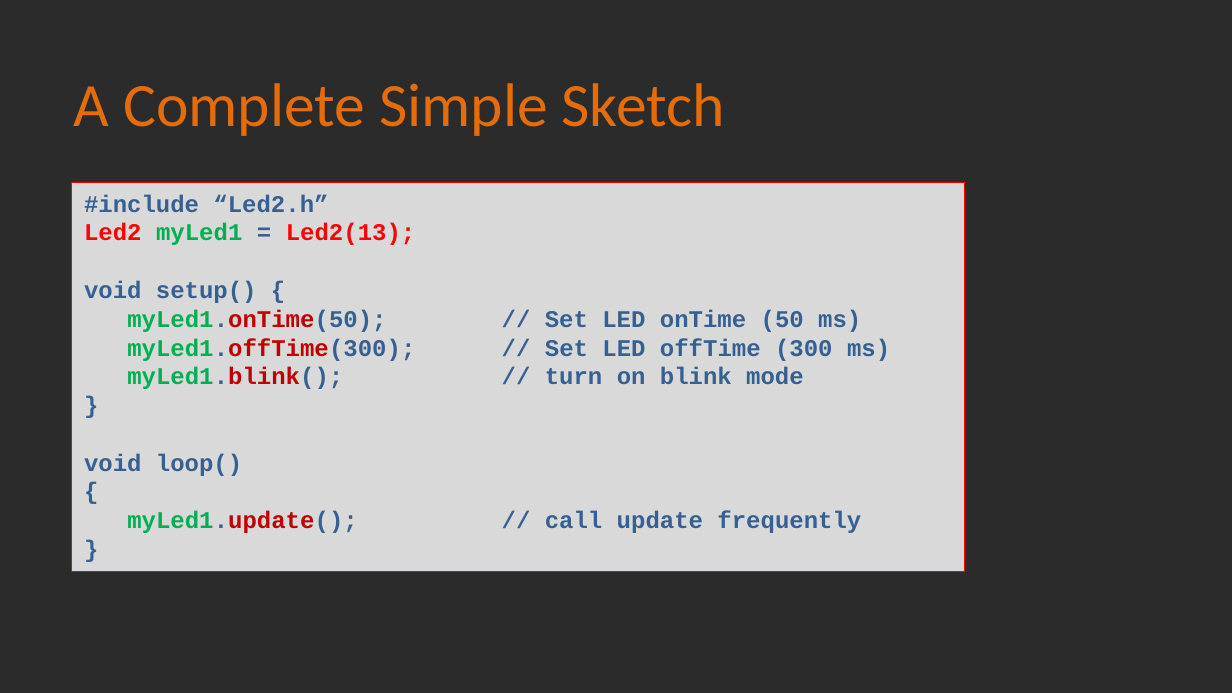
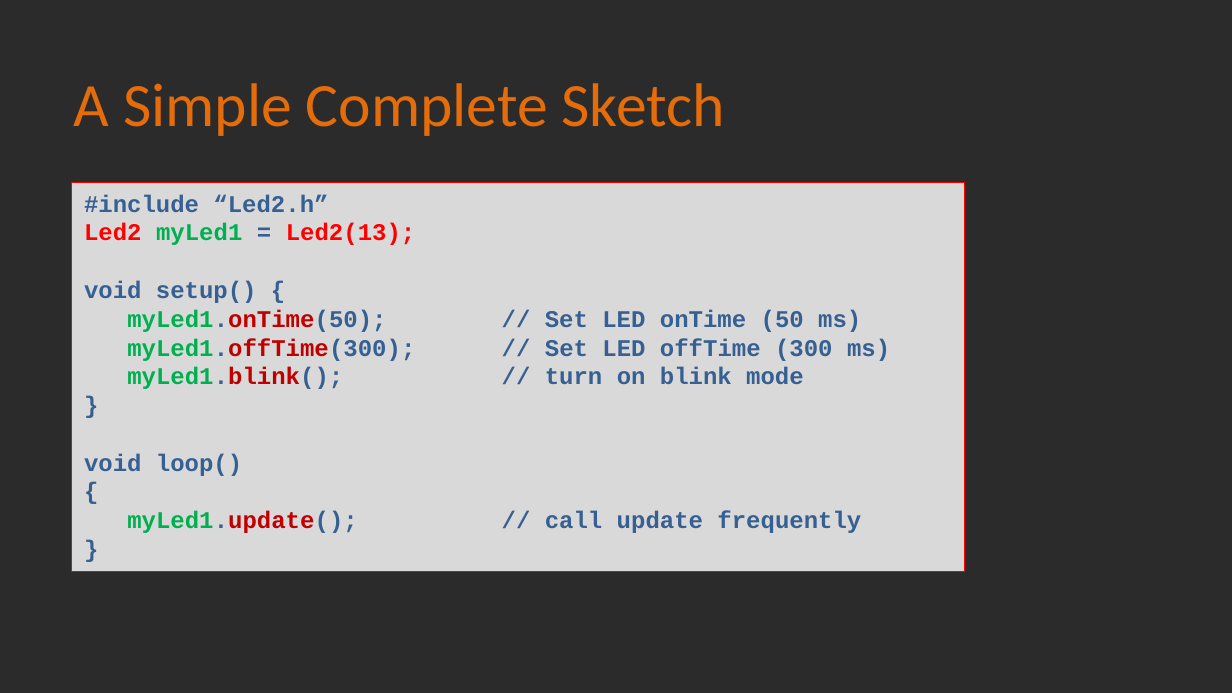
Before and after one commit to Alan-Lomax/MERG-SIG-Presentations, a slide deck: slide 26 of Introduction to Class Programming Part 1.pptx. Drawn at 1232x693 pixels with LibreOffice and Linux fonts; fonts in the diff are those of the drawing; background and template pictures are left out; a plain dark background stands for a picture behind light text. Boxes give left, top, right and bottom in pixels: in the first picture for what was removed or moved away, otherwise in the second. Text is boxed around its words. In the diff, an @@ line names an element or a change of style, - is before the commit and + after.

```diff
--- a/Introduction to Class Programming Part 1.pptx
+++ b/Introduction to Class Programming Part 1.pptx
@@ title at (x1=74, y1=83, x2=725, y2=136): text changed @@
-A Complete Simple Sketch
+A Simple Complete Sketch
```
Also in this commit, not shown: 10 other slides changed.
